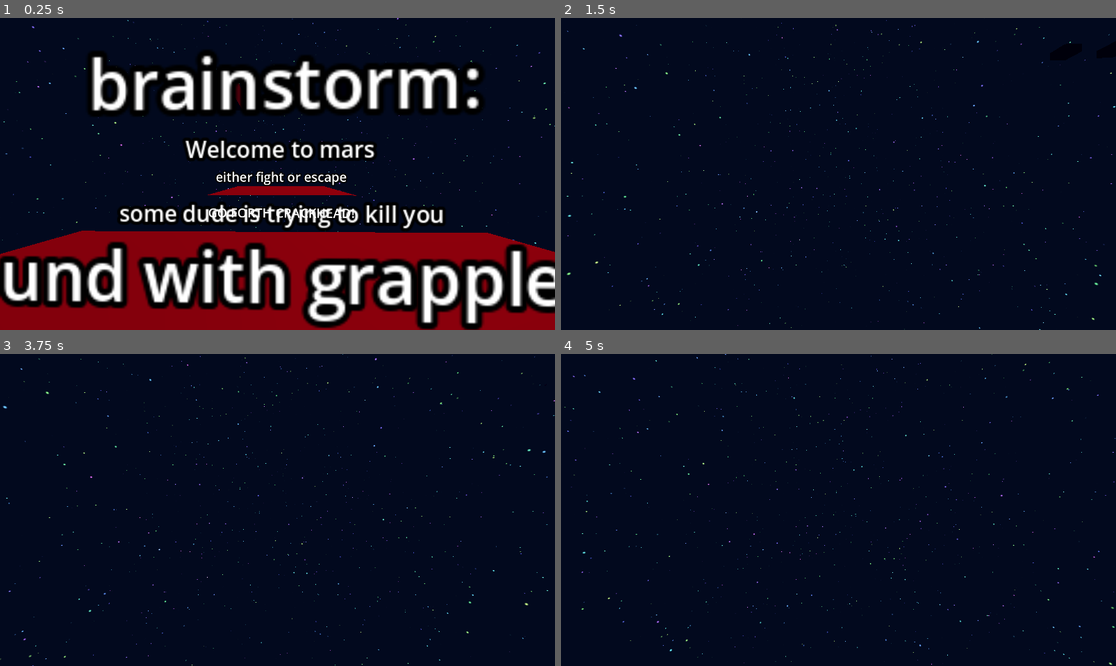
Above: before the commit, frames 1-4 (two rows, left to right).
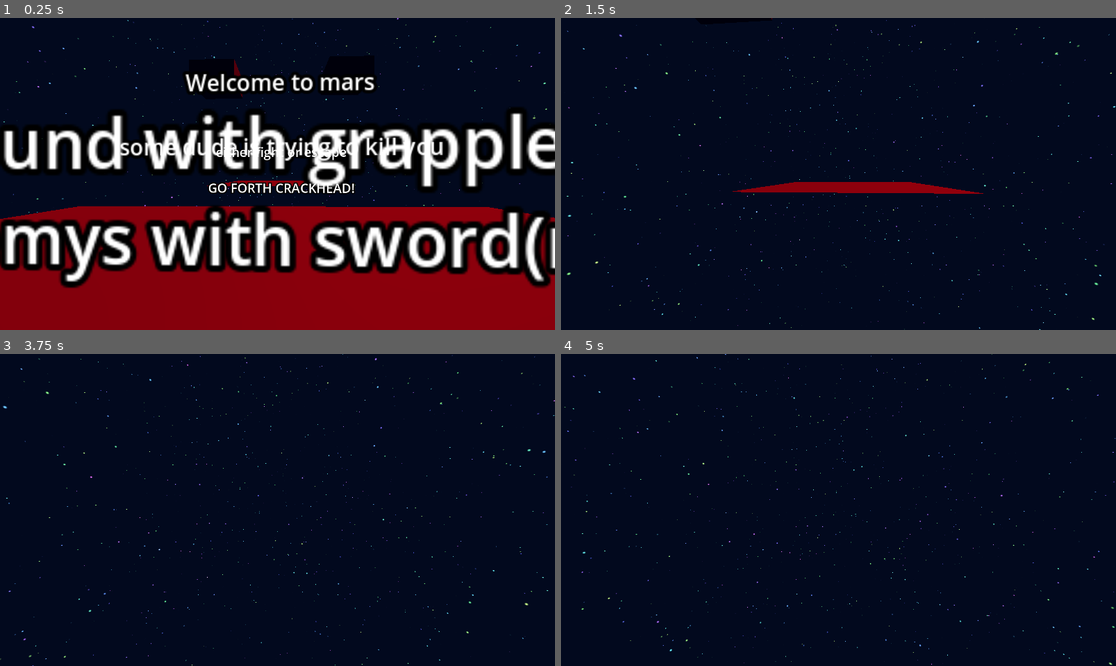
Above: after the commit, the same moments.

Repository: DeanLemans/first-vr-game
Game: Godot game, scene res://scenes/main.tscn
Same seed, same stepped clock (60 frames per second), same inputs: the game is played once before the commit and once after it.
Inputs (mouse positions are in pixels of both pictures, inside the frame that each line leads up to):
- Up to frame 1 (0.25 s): no input
- Up to frame 2 (1.5 s): tap Enter at 0.5 s; move the mouse to (866, 174) at 0.52 s; hold W from 0.53 s (still down); tap 1 at 0.6 s; click (866, 174) at 0.67 s; move the mouse to (810, 174) at 1.27 s; tap 2 at 1.35 s
- Up to frame 3 (3.75 s): keep holding W; move the mouse to (288, 503) at 2.02 s; tap 3 at 2.1 s; tap Space at 2.75 s; move the mouse to (271, 516) at 2.77 s; tap 4 at 2.85 s; click (271, 516) at 2.92 s; move the mouse to (316, 513) at 3.52 s; tap 5 at 3.6 s
- Up to frame 4 (5 s): keep holding W; move the mouse to (794, 506) at 4.27 s; tap 6 at 4.35 s

The runs differ from the first frame. In frame 1, 54% of the frame differs, in the area x 0-100%, y 10-100%; in frame 2, 1.2%; in frame 3, less than 0.1%; in frame 4, nothing differs.
Error before the commit: Cannot call method 'trigger_haptic_pulse' on a null value. (res://addons/godot-xr-tools/rumble/rumble_manager.gd:104)

Commit message:
fix scene fling

Diff:
--- a/scenes/main.tscn
+++ b/scenes/main.tscn
@@ -32,6 +32,7 @@
 size = Vector3(1, 0.5, 1)
 
 [sub_resource type="BoxShape3D" id="BoxShape3D_43sph"]
+size = Vector3(1, 10, 10)
 
 [sub_resource type="PlaneMesh" id="PlaneMesh_kqclh"]
 size = Vector2(5, 5)
@@ -45,7 +46,7 @@
 [node name="main" type="Node3D"]
 
 [node name="PickableObject" parent="." instance=ExtResource("1_lh74o")]
-transform = Transform3D(1, 0, 0, 0, 1, 0, 0, 0, 1, 0, 0.336525, 0)
+transform = Transform3D(1, 0, 0, 0, 1, 0, 0, 0, 1, -1.01025, 0.336525, 0)
 picked_up_layer = 65540
 release_mode = 0
 ranged_grab_method = 2
@@ -62,9 +63,6 @@
 shadow_opacity = 0.75
 
 [node name="StartXR" parent="." instance=ExtResource("3_54cko")]
-
-[node name="XROrigin3D" parent="." instance=ExtResource("4_bu5rb")]
-transform = Transform3D(1, 0, 0, 0, 1, 0, 0, 0, 1, 0, 0.997742, 0)
 
 [node name="grappleThing1" type="MeshInstance3D" parent="."]
 transform = Transform3D(1, 0, 0, 0, 1, 0, 0, 0, 1, 1.60517, 2.81423, -5.11847)
@@ -139,3 +137,7 @@
 transform = Transform3D(1, 0, 0, 0, 1, 0, 0, 0, 1, 1.088, 0.317078, 0)
 
 [node name="PushButton" parent="." instance=ExtResource("6_xgrle")]
+transform = Transform3D(1, 0, 0, 0, 1, 0, 0, 0, 1, 0.52898, 0, 0)
+
+[node name="Player" parent="." instance=ExtResource("4_bu5rb")]
+transform = Transform3D(1, 0, 0, 0, 1, 0, 0, 0, 1, 0, 0.664697, 0)
